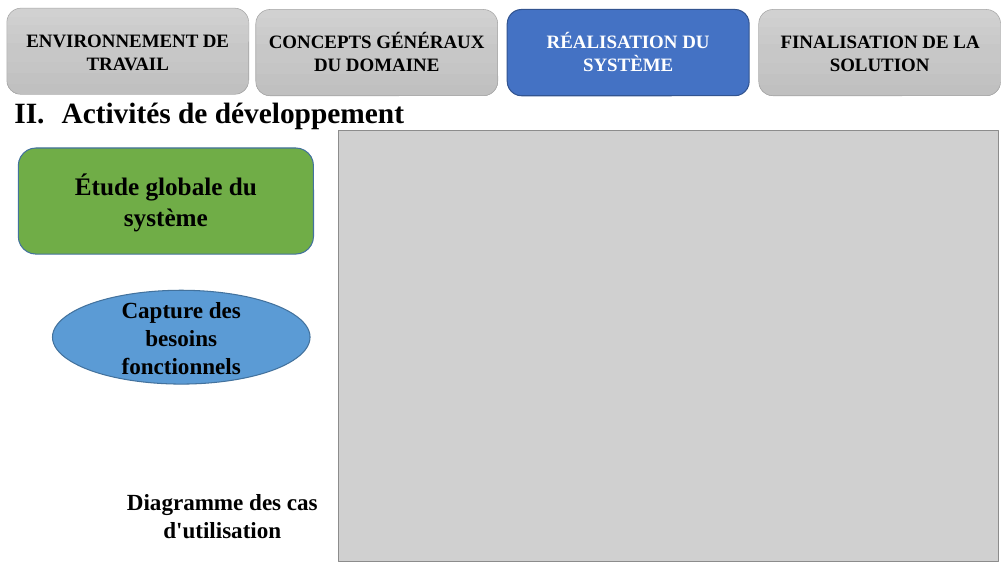
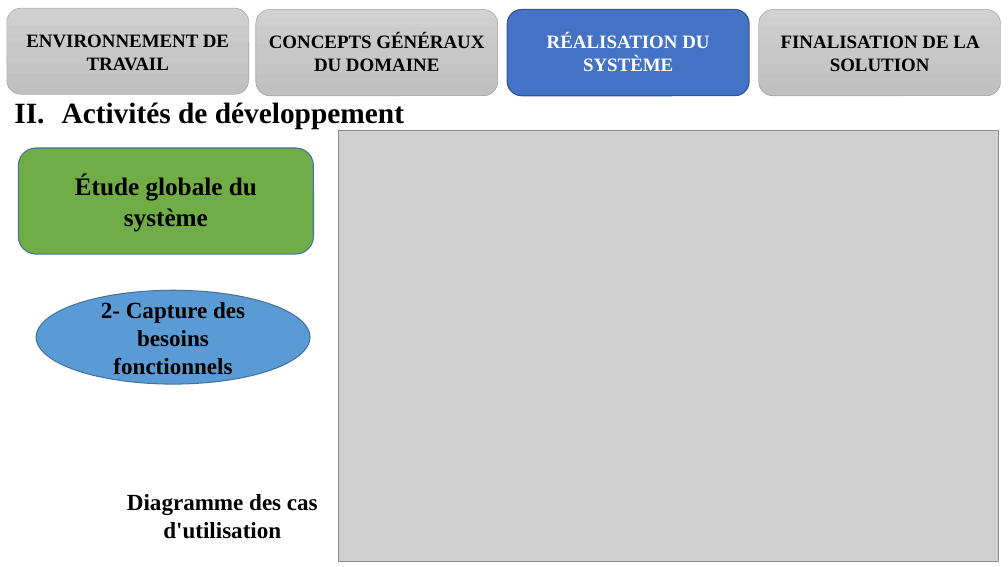
Before and after one commit to melaken/distdocs, a slide deck: slide 16 of Documents/theme/diapo.pptx. Drawn at 1008x567 pixels with LibreOffice and Linux fonts; fonts in the diff are those of the drawing; grey boxes stand for pictures. Boxes give left, top, right and bottom in pixels: in the first picture for what was removed or moved away, otherwise in the second. Text is boxed around its words. In the diff, an @@ line names an element or a change of style, - is before the commit and + after.

```diff
--- a/Documents/theme/diapo.pptx
+++ b/Documents/theme/diapo.pptx
@@ ellipse "2- Capture des besoins fonctionnels": place and size @@
-ellipse "2- Capture des besoins fonctionnels" at bbox=[52, 290, 310, 384]
+ellipse "2- Capture des besoins fonctionnels" at bbox=[36, 290, 310, 384]
@@ text in ellipse at bbox=[101, 302, 245, 380]: text changed @@
-Capture des besoins fonctionnels
+2- Capture des besoins fonctionnels
```
Also in this commit, not shown: 12 other slides changed, 35 other files.
